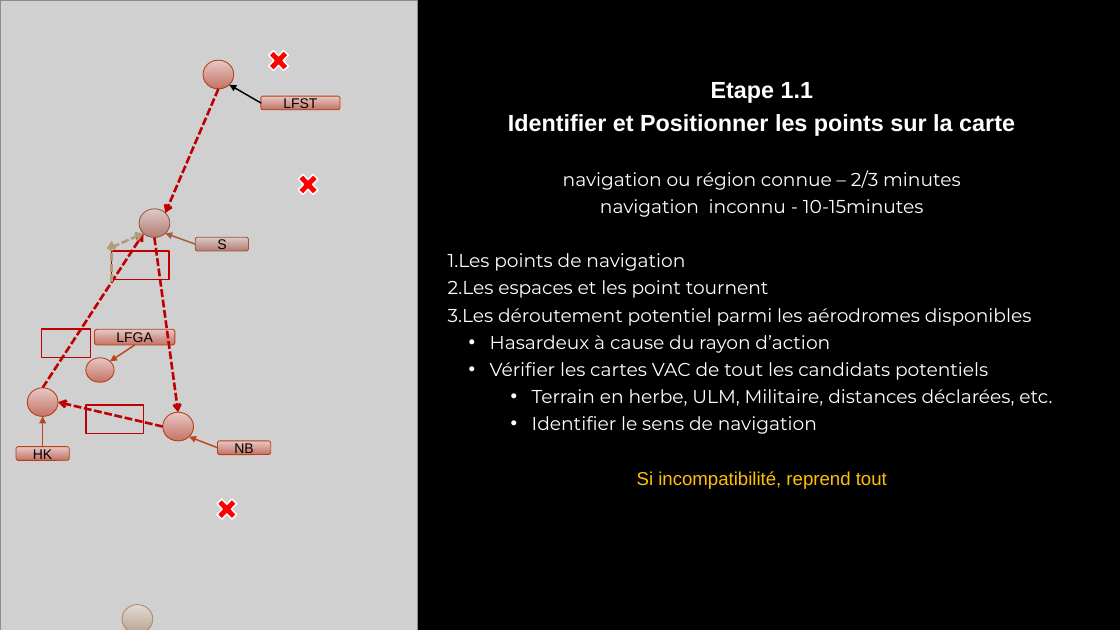
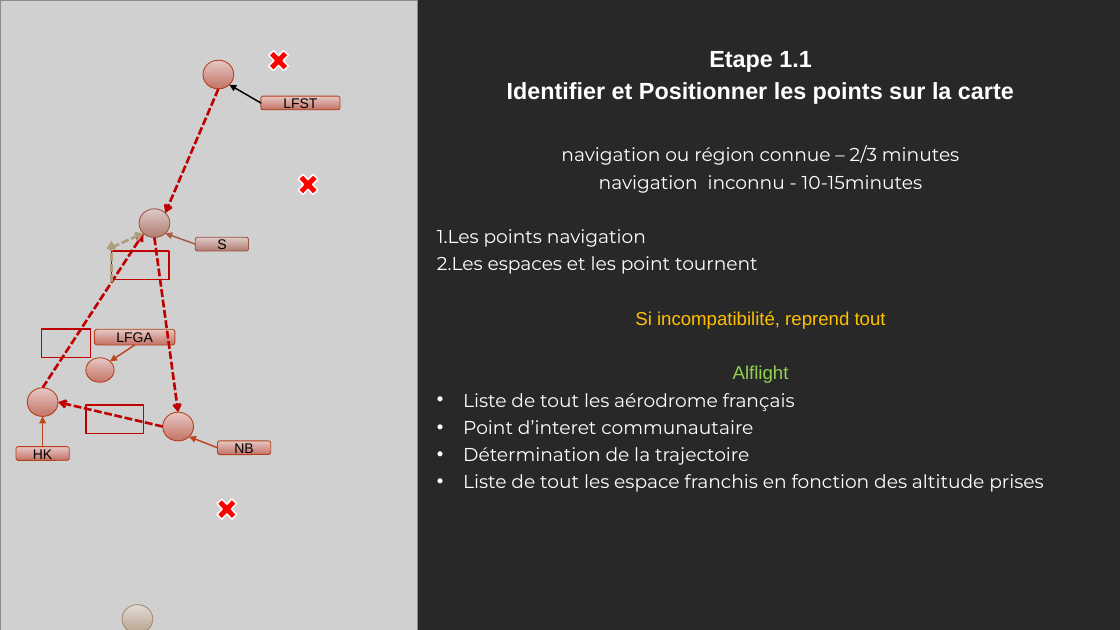
Before and after one commit to Ne0hermes/alflight, a slide deck: slide 3 of ALFlight_Presentation_Complete.pptx. Drawn at 1120x630 pixels with LibreOffice and Linux fonts; fonts in the diff are those of the drawing; grey boxes stand for pictures. Boxes give left, top, right and bottom in pixels: in the first picture for what was removed or moved away, otherwise in the second. Text is boxed around its words. In the diff, an @@ line names an element or a change of style, - is before the commit and + after.

```diff
--- a/ALFlight_Presentation_Complete.pptx
+++ b/ALFlight_Presentation_Complete.pptx
@@ background #000000 to #282828 @@
@@ text "Etape 1.1": place and size @@
-text "Etape 1.1" at (448, 82, 1052, 489)
+text "Etape 1.1" at (437, 51, 1043, 492)
@@ text at (437, 51, 1014, 329): line spacing 0.9 to 0.8; more space between paragraphs; indent changed @@
@@ text at (437, 229, 646, 247): text changed @@
-1. Les points de navigation
+1. Les points navigation
@@ text at (448, 308, 1052, 434): paragraphs removed @@
-3. Les déroutement potentiel parmi les aérodromes disponibles
-  • Hasardeux à cause du rayon d’action
-  • Vérifier les cartes VAC de tout les candidats potentiels
-    • Terrain en herbe, ULM, Militaire, distances déclarées, etc.
-    • Identifier le sens de navigation
@@ text at (463, 365, 1043, 492): paragraphs added @@
+Alflight
+• Liste de tout les aérodrome français
+• Point d’interet communautaire
+• Détermination de la trajectoire
+• Liste de tout les espace franchis en fonction des altitude prises
```
Also in this commit, not shown: 28 other slides changed, 5 slides added, 1 slide removed, 34 other files.
